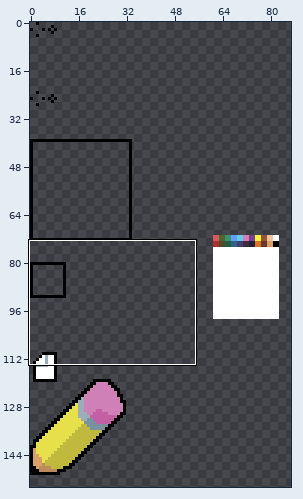
Pixel-art file -- src/game/paint/assets/paint-source.aseprite. Above: a wide view before the commit, with the close-up outlined.
Close-up. Before the commit:
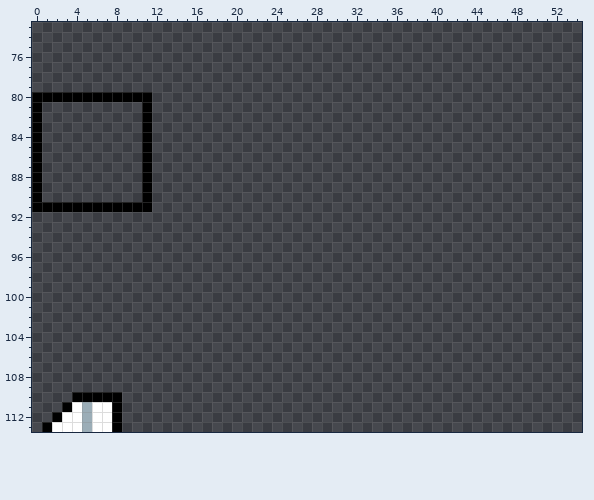
300x300 pixels, 1 frame. Shown: x 0..54, y 73..113. The old version is drawn lined up with the new one. The wide view leaves out empty margins.
New version:
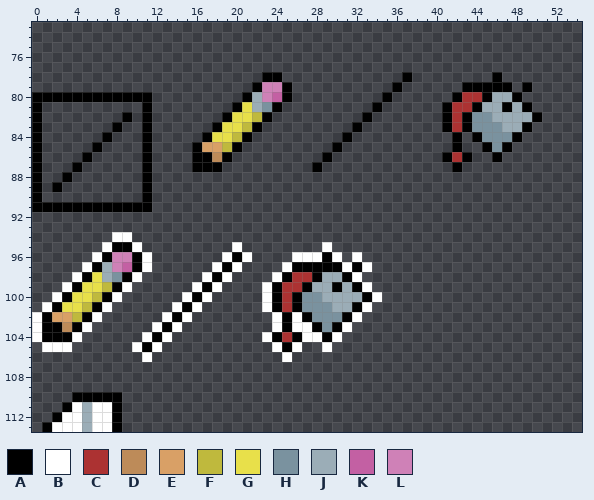
Palette (. is transparent): A #000000  B #ffffff  C #ac3232  D #bd8b59  E #d9a066  F #bfb93d  G #e8e04a  H #7a929f  J #9badb7  K #c360a3  L #cf81b7
Edits made:
drawings rearranged on the sheet (the old picture shows each at its new place; 3 dropped ones are not shown)
The edit adds colour A in row 78 at x 23 to 24, 37 and 46; in row 79 at x 22, 25, 36, 43 to 47 and 49; in row 80 at x 21, 25, 35, 42, 45 and 48; in row 81 at x 20, 24, 34, 41, 44, 47 and 49; in row 82 at x 9, 19, 23, 33, 41, 43 and 50; in row 83 at x 8, 18, 22, 32, 41, 43 and 49.
The edit adds colour A in row 84 at x 7, 17, 21, 31, 42, 44 and 48; in row 85 at x 6, 16, 20, 30, 42, 45 and 47; in row 86 at x 5, 16 to 17, 19, 29, 41, 43 and 46; in row 87 at x 4, 16 to 18, 28 and 42; in row 88 at x 3; in row 89 at x 2.
The edit adds colour A in row 95 at x 8 to 9; in row 96 at x 7, 10, 20 and 29; in row 97 at x 6, 10, 19, 26 to 30 and 32; in row 98 at x 5, 9, 18, 25, 28 and 31; in row 99 at x 4, 8, 17, 24, 27, 30 and 32; in row 100 at x 3, 7, 16, 24, 26 and 33.
The edit adds colour A in row 101 at x 2, 6, 15, 24, 26 and 32; in row 102 at x 1, 5, 14, 25, 27 and 31; in row 103 at x 1 to 2, 4, 13, 25, 28 and 30; in row 104 at x 1 to 3, 12, 24, 26 and 29; in row 105 at x 11 and 25.
The edit adds colour B in row 94 at x 8 to 9; in row 95 at x 7, 10, 20 and 29; in row 96 at x 6, 11, 19, 21, 26 to 28, 30 and 32; in row 97 at x 5, 11, 18, 20, 25, 31 and 33; in row 98 at x 4, 10, 17, 19, 24 and 32; in row 99 at x 3, 9, 16, 18, 23 and 33.
The edit adds colour B in row 100 at x 2, 8, 15, 17, 23 and 34; in row 101 at x 1, 7, 14, 16, 23 and 33; in row 102 at x 0, 6, 13, 15, 24, 26 and 32; in row 103 at x 0, 5, 12, 14, 24, 26 to 27 and 31; in row 104 at x 0, 4, 11, 13, 23, 27 to 28 and 30; in row 105 at x 1 to 3, 10, 12, 24, 26 and 29.
The edit adds colour B in row 106 at x 11 and 25.
The edit adds colour C in row 80 at x 43 to 44; in row 81 at x 42 to 43; in rows 82 to 83 at x 42; in row 86 at x 42; in row 98 at x 26 to 27; in row 99 at x 25 to 26.
The edit adds colour C in rows 100 to 101 at x 25; in row 104 at x 25.
The edit adds colour D in row 86 at x 18; in row 103 at x 3.
The edit adds colour E in row 85 at x 17 to 18; in row 102 at x 2 to 3.
The edit adds colour F in row 82 at x 22; in row 83 at x 21; in row 84 at x 20; in row 85 at x 19; in row 99 at x 7; in row 100 at x 6.
The edit adds colour F in row 101 at x 5; in row 102 at x 4.
The edit adds colour G in row 81 at x 21; in row 82 at x 20 to 21; in row 83 at x 19 to 20; in row 84 at x 18 to 19; in row 98 at x 6; in row 99 at x 5 to 6.
The edit adds colour G in row 100 at x 4 to 5; in row 101 at x 3 to 4.
The edit adds colour H in row 81 at x 23; in row 82 at x 44 to 45; in row 83 at x 44 to 46; in row 84 at x 45 to 47; in row 85 at x 46; in row 98 at x 8.
The edit adds colour H in row 100 at x 27 to 28; in row 101 at x 27 to 29; in row 102 at x 28 to 30; in row 103 at x 29.
The edit adds colour J in row 80 at x 22 and 46 to 47; in row 81 at x 22, 45 to 46 and 48; in row 82 at x 46 to 49; in row 83 at x 47 to 48; in row 97 at x 7; in row 98 at x 7 and 29 to 30.
The edit adds colour J in row 99 at x 28 to 29 and 31; in row 100 at x 29 to 32; in row 101 at x 30 to 31.
The edit adds colour K in row 80 at x 24; in row 97 at x 9.
The edit adds colour L in row 79 at x 23 to 24; in row 80 at x 23; in row 96 at x 8 to 9; in row 97 at x 8.
